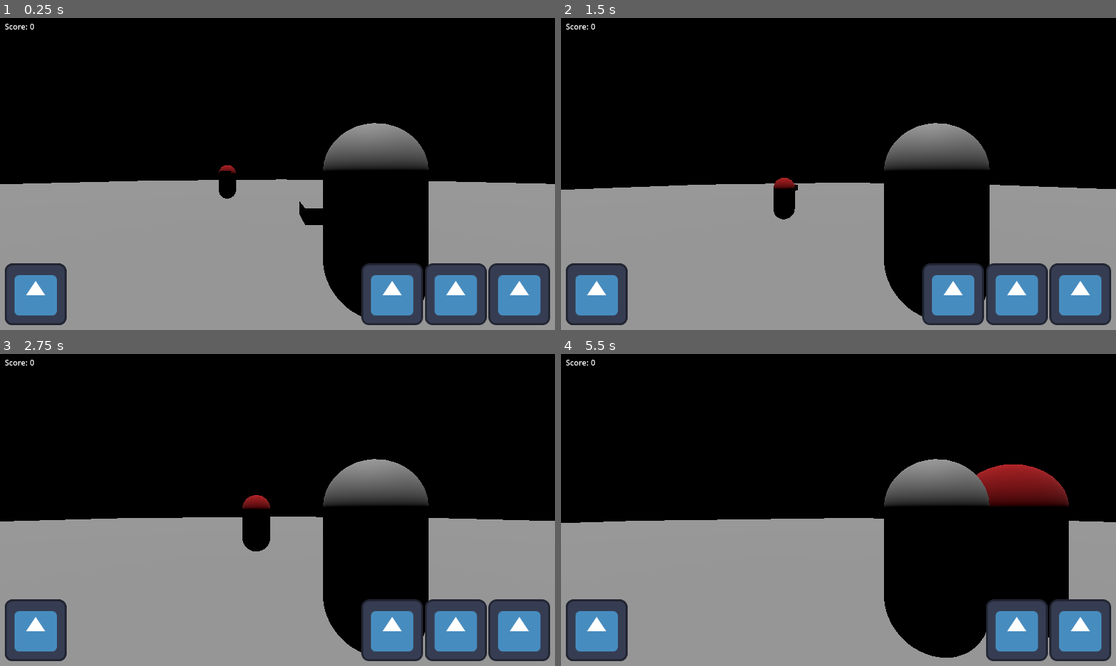
Above: before the commit, frames 1-4 (two rows, left to right).
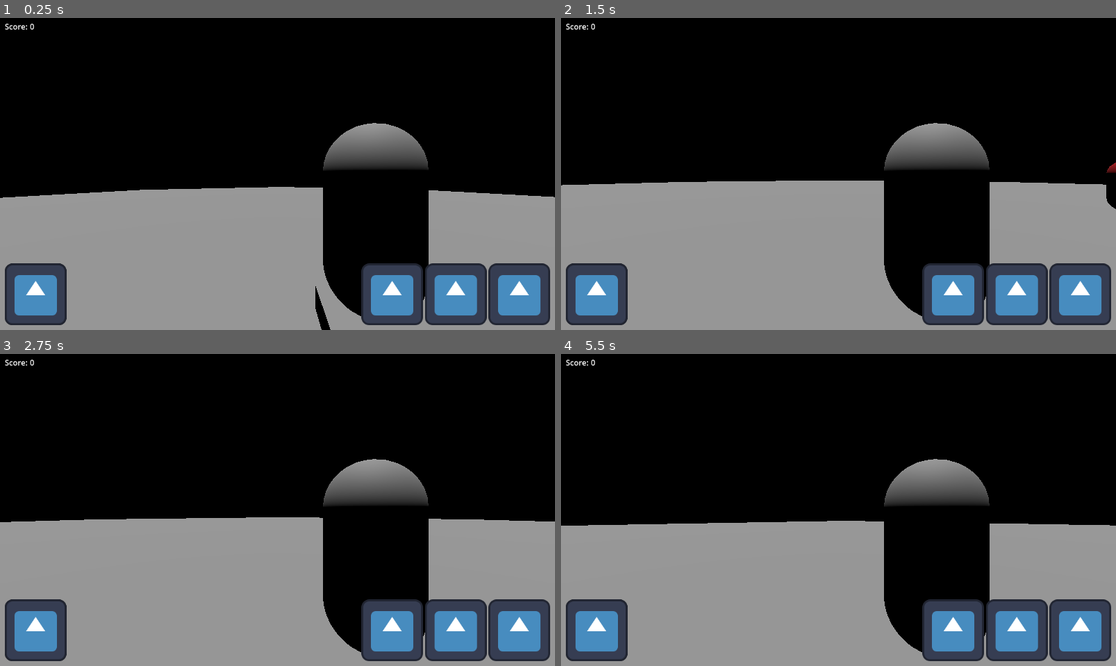
Above: after the commit, the same moments.

Repository: Sprotex/ludum-dare-54
Game: Godot game, scene res://level.tscn
Two runs of this game, one before a commit and one after it. Both use one fixed random seed, a clock stepped at 60 frames per second and the inputs below. The engine's default icon, where the game draws it, is replaced by a stand-in: a white triangle on a blue panel in a dark square.
Inputs (mouse positions are in pixels of both pictures, inside the frame that each line leads up to):
- Up to frame 1 (0.25 s): no input
- Up to frame 2 (1.5 s): tap Enter at 0.5 s; move the mouse to (866, 174) at 0.52 s; hold W (move_forward) from 0.53 s (still down); tap Space (jump) at 0.77 s; move the mouse to (810, 174) at 1.27 s
- Up to frame 3 (2.75 s): keep holding W (move_forward); tap Space (jump) at 1.52 s; move the mouse to (288, 503) at 2.02 s
- Up to frame 4 (5.5 s): keep holding W (move_forward); move the mouse to (832, 516) at 2.77 s; tap Space (jump) at 3.02, 3.77, 4.52 s; move the mouse to (877, 513) at 3.52 s; move the mouse to (794, 506) at 4.27 s; move the mouse to (844, 510) at 5.02 s

The runs differ from the first frame. In frame 1, 3.0% of the frame differs, in the area x 0-100%, y 47-100%; in frame 2, 1.4%; in frame 3, 0.8%; in frame 4, 8.1%, in the area x 0-100%, y 35-99%.

Commit message:
Attacking_tweaks (#4)

Diff:
--- a/autoload/user_interface/health_user_interface.gd
+++ b/autoload/user_interface/health_user_interface.gd
@@ -27,7 +27,6 @@
 func _handle_player_health_changed(hearts: int) -> void:
   var current_hearts = get_child_count()
   var change = abs(hearts - current_hearts)
-  print(change)
   if hearts < current_hearts:
     _remove_hearts(change)
     return
--- a/character/bullet/bullet.tscn
+++ b/character/bullet/bullet.tscn
@@ -1,8 +1,10 @@
-[gd_scene load_steps=8 format=3 uid="uid://bem04yqq2onsr"]
+[gd_scene load_steps=10 format=3 uid="uid://bem04yqq2onsr"]
 
+[ext_resource type="Script" path="res://character/character.gd" id="1_cdthf"]
 [ext_resource type="Script" path="res://character/bullet/bullet_inputs.gd" id="2_dovvs"]
 [ext_resource type="Script" path="res://character/bullet/bulllet_collisions.gd" id="3_0rm1p"]
 [ext_resource type="Script" path="res://character/bullet/bullet_movement.gd" id="3_v485l"]
+[ext_resource type="Script" path="res://character/health.gd" id="5_ftsmu"]
 
 [sub_resource type="CylinderMesh" id="CylinderMesh_t74t5"]
 top_radius = 0.1
@@ -23,7 +25,9 @@
 material = SubResource("StandardMaterial3D_2vldc")
 size = Vector2(0.1, 0.1)
 
-[node name="Bullet" type="CharacterBody3D"]
+[node name="Bullet" type="CharacterBody3D" node_paths=PackedStringArray("health")]
+script = ExtResource("1_cdthf")
+health = NodePath("Health")
 
 [node name="MeshInstance3D" type="MeshInstance3D" parent="."]
 transform = Transform3D(1, 0, 0, 0, -4.37114e-08, 1, 0, -1, -4.37114e-08, 0, 0, 0)
@@ -60,4 +64,9 @@
 initial_velocity_max = 2.0
 metadata/_edit_lock_ = true
 
+[node name="Health" type="Node" parent="." node_paths=PackedStringArray("character_body")]
+script = ExtResource("5_ftsmu")
+character_body = NodePath("..")
+_max = 1
+
 [connection signal="on_collision" from="BulletMovement" to="BulletCollisions" method="_on_bullet_collision"]
--- a/character/character.tscn
+++ b/character/character.tscn
@@ -2,7 +2,7 @@
 
 [ext_resource type="Script" path="res://character/character.gd" id="1_2poh3"]
 [ext_resource type="Script" path="res://character/health.gd" id="3_bw4ni"]
-[ext_resource type="PackedScene" uid="uid://bi7ck8n3ra58w" path="res://weapon/weapon.tscn" id="4_5vcc8"]
+[ext_resource type="PackedScene" uid="uid://bi7ck8n3ra58w" path="res://objects/weapon/weapon.tscn" id="4_5vcc8"]
 [ext_resource type="PackedScene" uid="uid://bem04yqq2onsr" path="res://character/bullet/bullet.tscn" id="5_wndih"]
 
 [sub_resource type="CapsuleMesh" id="CapsuleMesh_dhca4"]
--- a/character/enemy/aim_at_player_state.gd
+++ b/character/enemy/aim_at_player_state.gd
@@ -3,20 +3,26 @@
 @export var inputs: CharacterInputs
 @export var character_movement: CharacterMovement
 @export var character_body: Character
+@export var firepoint: Node3D
 
 var player: Character
 
 
-func _ai_state_ready():
+func _ai_state_ready() -> void:
   MessageBus.on_player_object_broadcast.connect(func(player_object): player = player_object)
 
 
 func _handle_ai_state_enabled() -> void:
   if not player:
     MessageBus.on_player_object_requested.emit()
+
   var forward = -character_body.basis.z
   var direction_to_player = (player.global_transform.origin - character_body.global_transform.origin).normalized()
   var to_player_angle = direction_to_player.signed_angle_to(forward, Vector3.UP)
   turn(inputs, character_movement, to_player_angle)
   await on_transformation_finished
+  var firepoint_forward = -firepoint.global_transform.basis.z
+  var firepoint_right = firepoint.global_transform.basis.x
+  to_player_angle = firepoint_forward.signed_angle_to(direction_to_player, firepoint_right)
+  firepoint.rotate_x(to_player_angle)
   enabled = false
--- a/character/enemy/enemy.tscn
+++ b/character/enemy/enemy.tscn
@@ -42,11 +42,12 @@
 inputs = NodePath("..")
 next_state = NodePath("../AimAtPlayerState")
 
-[node name="AimAtPlayerState" type="Node" parent="Control/EnemyInputs" index="2" node_paths=PackedStringArray("inputs", "character_movement", "character_body", "next_state")]
+[node name="AimAtPlayerState" type="Node" parent="Control/EnemyInputs" index="2" node_paths=PackedStringArray("inputs", "character_movement", "character_body", "firepoint", "next_state")]
 script = ExtResource("7_ia5cy")
 inputs = NodePath("..")
 character_movement = NodePath("../../CharacterMovement")
 character_body = NodePath("../../..")
+firepoint = NodePath("../../../MeshInstance3D2/Firepoint")
 next_state = NodePath("../ShootState")
 
 [node name="ShootState" type="Node" parent="Control/EnemyInputs" index="3" node_paths=PackedStringArray("inputs", "next_state")]
--- a/character/health.gd
+++ b/character/health.gd
@@ -9,6 +9,7 @@
     if current == value:
       return
     current = value
-    MessageBus.on_player_health_changed.emit(value)
+    if character_body.type == Enums.CharacterType.PLAYER:
+      MessageBus.on_player_health_changed.emit(value)
     if current <= 0:
       character_body.die()
--- a/level.tscn
+++ b/level.tscn
@@ -1,10 +1,10 @@
 [gd_scene load_steps=11 format=3 uid="uid://bof588v2k85x1"]
 
-[ext_resource type="PackedScene" uid="uid://c7fldyilqdf73" path="res://dome/hemisphere.tscn" id="1_4po3j"]
+[ext_resource type="PackedScene" uid="uid://c7fldyilqdf73" path="res://objects/dome/hemisphere.tscn" id="1_4po3j"]
 [ext_resource type="PackedScene" uid="uid://d3kkn2idgjotw" path="res://character/player/player.tscn" id="1_6hflv"]
-[ext_resource type="PackedScene" uid="uid://bv8p0ro6ci4wl" path="res://character/enemy/enemy.tscn" id="4_clud1"]
-[ext_resource type="PackedScene" uid="uid://b7t8fb13vp205" path="res://dome/icosphere.tscn" id="4_kft5k"]
-[ext_resource type="Script" path="res://dynamic_objects.gd" id="5_khe07"]
+[ext_resource type="Script" path="res://objects/dynamic_objects.gd" id="2_y7lmr"]
+[ext_resource type="PackedScene" uid="uid://b7t8fb13vp205" path="res://objects/dome/icosphere.tscn" id="4_kft5k"]
+[ext_resource type="PackedScene" uid="uid://dwv3evqmc6uqm" path="res://objects/spawner/spawner.tscn" id="5_6nilx"]
 
 [sub_resource type="WorldBoundaryShape3D" id="WorldBoundaryShape3D_528qu"]
 
@@ -36,7 +36,7 @@
 skeleton = NodePath("../..")
 
 [node name="Platform" type="StaticBody3D" parent="Static"]
-transform = Transform3D(1, 0, 0, 0, 1, 0, 0, 0, 1, 0, 0.699092, 0)
+transform = Transform3D(1, 0, 0, 0, 1, 0, 0, 0, 1, 0, 1.69909, 0)
 metadata/_edit_group_ = true
 
 [node name="CollisionShape3D" type="CollisionShape3D" parent="Static/Platform"]
@@ -48,6 +48,9 @@
 [node name="hemisphere" parent="Static" instance=ExtResource("1_4po3j")]
 visible = false
 
+[node name="Dynamic" type="Node3D" parent="."]
+script = ExtResource("2_y7lmr")
+
 [node name="WorldEnvironment" type="WorldEnvironment" parent="."]
 environment = SubResource("Environment_rqok1")
 
@@ -57,10 +60,6 @@
 [node name="icosphere" parent="." instance=ExtResource("4_kft5k")]
 
 [node name="Player" parent="." instance=ExtResource("1_6hflv")]
-transform = Transform3D(1, 0, 0, 0, 1, 0, 0, 0, 1, 0, 0, 2)
+transform = Transform3D(1, 0, 0, 0, 1, 0, 0, 0, 1, 0, 2, 0)
 
-[node name="Enemy" parent="." instance=ExtResource("4_clud1")]
-transform = Transform3D(-1, 0, -8.74228e-08, 0, 1, 0, 8.74228e-08, 0, -1, -4, 0, -8)
-
-[node name="Dynamic" type="Node3D" parent="."]
-script = ExtResource("5_khe07")
+[node name="Spawner" parent="." instance=ExtResource("5_6nilx")]
--- a/dome/hemisphere.tscn
+++ b/objects/dome/hemisphere.tscn
@@ -1,6 +1,6 @@
 [gd_scene load_steps=3 format=3 uid="uid://c7fldyilqdf73"]
 
-[ext_resource type="PackedScene" uid="uid://b5fr6aiujqd0a" path="res://dome/hemisphere.gltf" id="1_8suq4"]
+[ext_resource type="PackedScene" uid="uid://b5fr6aiujqd0a" path="res://objects/dome/hemisphere.gltf" id="1_8suq4"]
 
 [sub_resource type="ConcavePolygonShape3D" id="ConcavePolygonShape3D_d3h05"]
 data = PackedVector3Array(13.8194, 22.361, 42.5325, 34.4095, 26.2868, 24.9998, 8.1228, 42.5327, 24.9998, -36.1804, 22.3 …(2782 unchanged characters)…
--- a/dome/icosphere.tscn
+++ b/objects/dome/icosphere.tscn
@@ -1,5 +1,5 @@
 [gd_scene load_steps=2 format=3 uid="uid://b7t8fb13vp205"]
 
-[ext_resource type="PackedScene" uid="uid://deyt8a5v3kqhe" path="res://dome/icosphere.gltf" id="1_arhg0"]
+[ext_resource type="PackedScene" uid="uid://deyt8a5v3kqhe" path="res://objects/dome/icosphere.gltf" id="1_arhg0"]
 
 [node name="icosphere" instance=ExtResource("1_arhg0")]
--- /dev/null
+++ b/objects/spawner/spawner.gd
@@ -0,0 +1,40 @@
+extends Node3D
+
+@export var enemy_death_respawn_period := 1.0
+@export var start_spawn_count := 2
+@export var min_path_offset := 1.0
+@export var max_path_offset := 2.0
+@export var path_follow: PathFollow3D
+@export var enemy_scenes: Array[PackedScene]
+@export var upgrade_spawner_timer: Timer
+
+@onready var random = RandomNumberGenerator.new()
+
+
+func select_random(array: Array) -> Variant:
+  var index = random.randi_range(0, len(array) - 1)
+  return array[index]
+
+
+func _spawn_enemy() -> void:
+  path_follow.progress_ratio = random.randf()
+  var offset = random.randf_range(min_path_offset, max_path_offset)
+  var enemy_scene = select_random(enemy_scenes)
+  var instance = enemy_scene.instantiate()
+  instance.position = Vector3.DOWN * 50.0
+  MessageBus.on_object_created.emit(instance)
+  instance.global_position = path_follow.global_position + path_follow.basis.x * offset
+
+
+func _respawn_enemy() -> void:
+  await get_tree().create_timer(enemy_death_respawn_period).timeout
+  _spawn_enemy()
+
+
+func _ready() -> void:
+  await get_tree().create_timer(enemy_death_respawn_period).timeout
+  for i in start_spawn_count:
+    _spawn_enemy()
+  MessageBus.on_enemy_died.connect(_respawn_enemy)
+  upgrade_spawner_timer.timeout.connect(_spawn_enemy)
+  upgrade_spawner_timer.timeout.connect(func(): upgrade_spawner_timer.start())
--- /dev/null
+++ b/objects/spawner/spawner.tscn
@@ -0,0 +1,29 @@
+[gd_scene load_steps=4 format=3 uid="uid://dwv3evqmc6uqm"]
+
+[ext_resource type="Script" path="res://objects/spawner/spawner.gd" id="1_bs3gx"]
+[ext_resource type="PackedScene" uid="uid://bv8p0ro6ci4wl" path="res://character/enemy/enemy.tscn" id="2_02gcj"]
+
+[sub_resource type="Curve3D" id="Curve3D_smipo"]
+_data = {
+"points": PackedVector3Array(0, 0, 0, 1, 0, 1, 1, 0, -1, 0, 0, 0, -1, 0, 1, 1, 0, 1, 0, 0, 0, -1, 0, -1, -1, 0, 1, 0, 0, 0, 0, 0, 0, -1, 0, -1, -1, 0, -1, 1, 0, 1, 1, 0, -1),
+"tilts": PackedFloat32Array(0, 0, 0, 0, 0)
+}
+point_count = 5
+
+[node name="Spawner" type="Node3D" node_paths=PackedStringArray("path_follow", "upgrade_spawner_timer")]
+script = ExtResource("1_bs3gx")
+max_path_offset = 15.0
+path_follow = NodePath("Path3D/PathFollow3D")
+enemy_scenes = Array[PackedScene]([ExtResource("2_02gcj")])
+upgrade_spawner_timer = NodePath("UpgradeSpawnerTimer")
+
+[node name="UpgradeSpawnerTimer" type="Timer" parent="."]
+wait_time = 30.0
+autostart = true
+
+[node name="Path3D" type="Path3D" parent="."]
+curve = SubResource("Curve3D_smipo")
+
+[node name="PathFollow3D" type="PathFollow3D" parent="Path3D"]
+transform = Transform3D(0.707102, 0, 0.707102, 0, 1, 0, -0.707102, 0, 0.707102, 1, 0, -1)
+use_model_front = true
--- a/weapon/weapon.tscn
+++ b/objects/weapon/weapon.tscn
@@ -1,6 +1,6 @@
 [gd_scene load_steps=2 format=3 uid="uid://bi7ck8n3ra58w"]
 
-[ext_resource type="Script" path="res://weapon/weapon.gd" id="1_jvb8u"]
+[ext_resource type="Script" path="res://objects/weapon/weapon.gd" id="1_jvb8u"]
 
 [node name="Weapon" type="Node3D"]
 script = ExtResource("1_jvb8u")
Renamed: dome/hemisphere.gltf -> objects/dome/hemisphere.gltf
Not shown, changed: objects/dome/hemisphere.gltf.import
Renamed: dome/icosphere.gltf -> objects/dome/icosphere.gltf
Not shown, changed: objects/dome/icosphere.gltf.import
Renamed: dynamic_objects.gd -> objects/dynamic_objects.gd
Renamed: weapon/weapon.gd -> objects/weapon/weapon.gd
